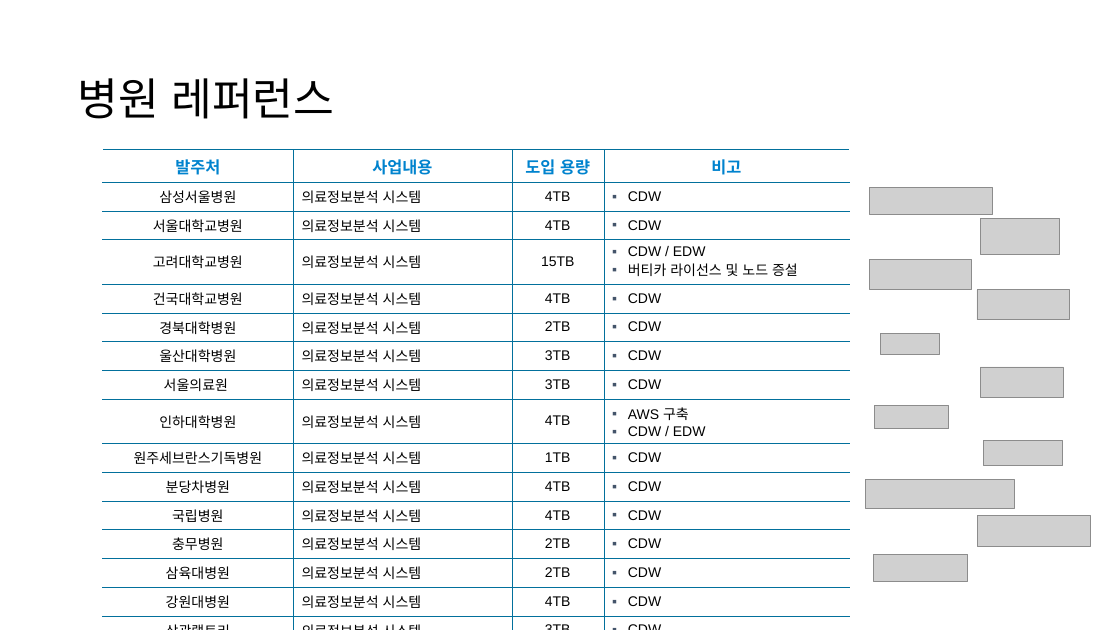
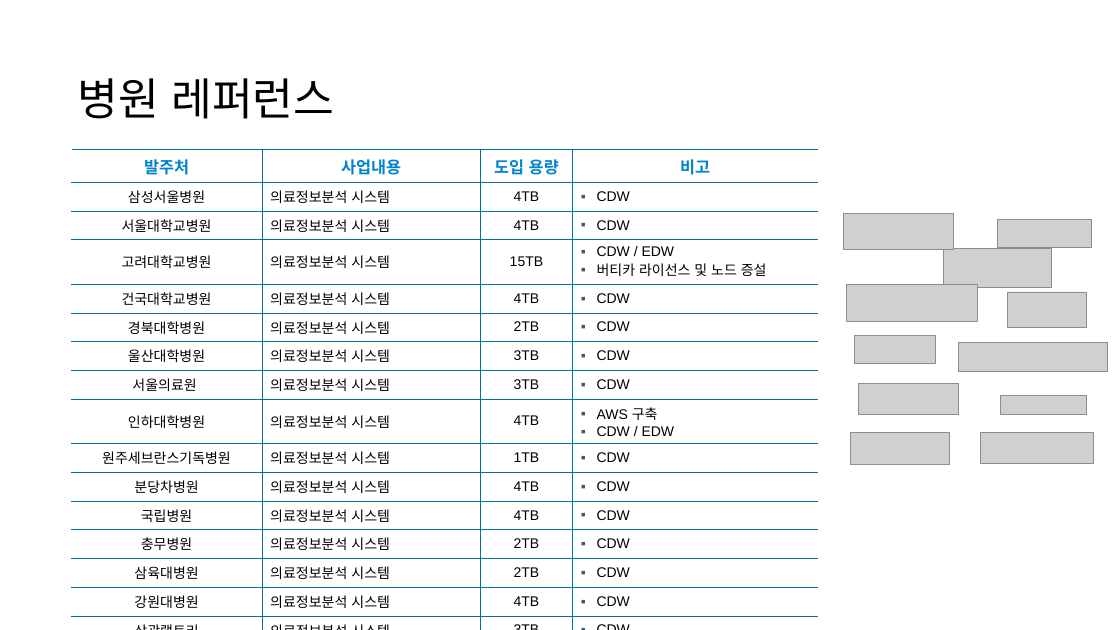
Before and after one commit to JIN0326/vertica_blog, a slide deck: slide 4 of 99ref/버티카_국내레퍼런스.pptx. Drawn at 1120x630 pixels with LibreOffice and Linux fonts; fonts in the diff are those of the drawing; grey boxes stand for pictures; background and template pictures are left out. Boxes give left, top, right and bottom in pixels: in the first picture for what was removed or moved away, otherwise in the second. Text is boxed around its words. In the diff, an @@ line names an element or a change of style, - is before the commit and + after.

```diff
--- a/99ref/버티카_국내레퍼런스.pptx
+++ b/99ref/버티카_국내레퍼런스.pptx
@@ table moved from (x1=103, y1=150, x2=849, y2=612) to (x1=71, y1=150, x2=818, y2=612) @@
@@ picture resized from (x1=977, y1=290, x2=1070, y2=320) to (x1=844, y1=214, x2=954, y2=250) @@
@@ picture moved from (x1=874, y1=555, x2=968, y2=582) to (x1=997, y1=219, x2=1091, y2=247) @@
@@ picture resized from (x1=981, y1=367, x2=1064, y2=397) to (x1=944, y1=248, x2=1052, y2=287) @@
@@ picture resized from (x1=870, y1=260, x2=971, y2=289) to (x1=847, y1=284, x2=978, y2=322) @@
@@ picture moved from (x1=981, y1=218, x2=1060, y2=254) to (x1=1007, y1=292, x2=1086, y2=328) @@
@@ picture resized from (x1=881, y1=334, x2=939, y2=354) to (x1=855, y1=335, x2=936, y2=364) @@
@@ picture moved from (x1=866, y1=480, x2=1015, y2=508) to (x1=959, y1=343, x2=1107, y2=371) @@
@@ picture resized from (x1=875, y1=406, x2=949, y2=429) to (x1=859, y1=383, x2=959, y2=414) @@
@@ picture resized from (x1=870, y1=187, x2=992, y2=215) to (x1=1001, y1=396, x2=1087, y2=415) @@
@@ picture resized from (x1=983, y1=440, x2=1063, y2=465) to (x1=850, y1=433, x2=950, y2=464) @@
@@ picture moved from (x1=977, y1=516, x2=1091, y2=547) to (x1=981, y1=433, x2=1094, y2=464) @@
```
Also in this commit, not shown: 2 other slides changed, 6 other files.
